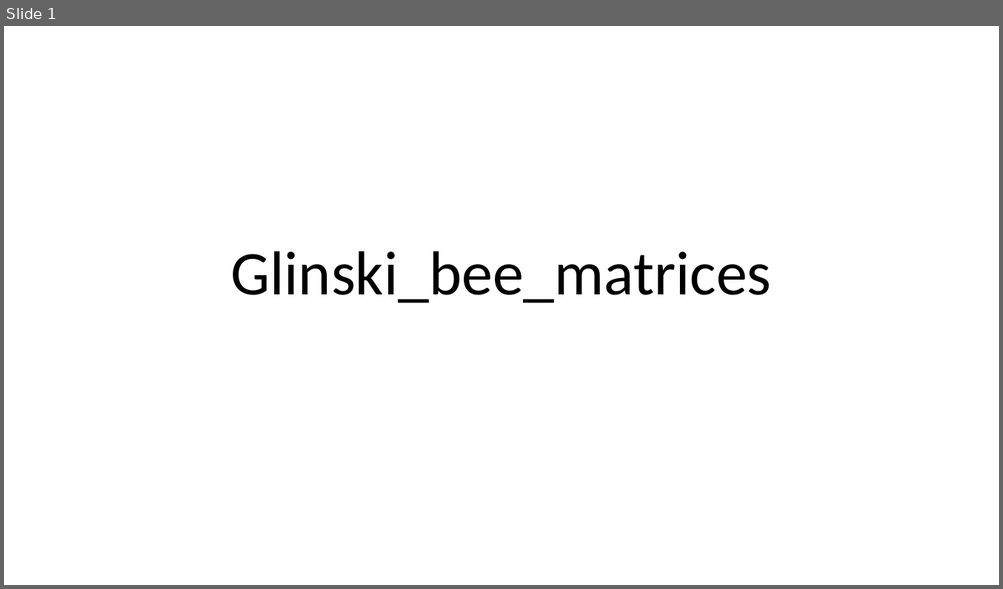
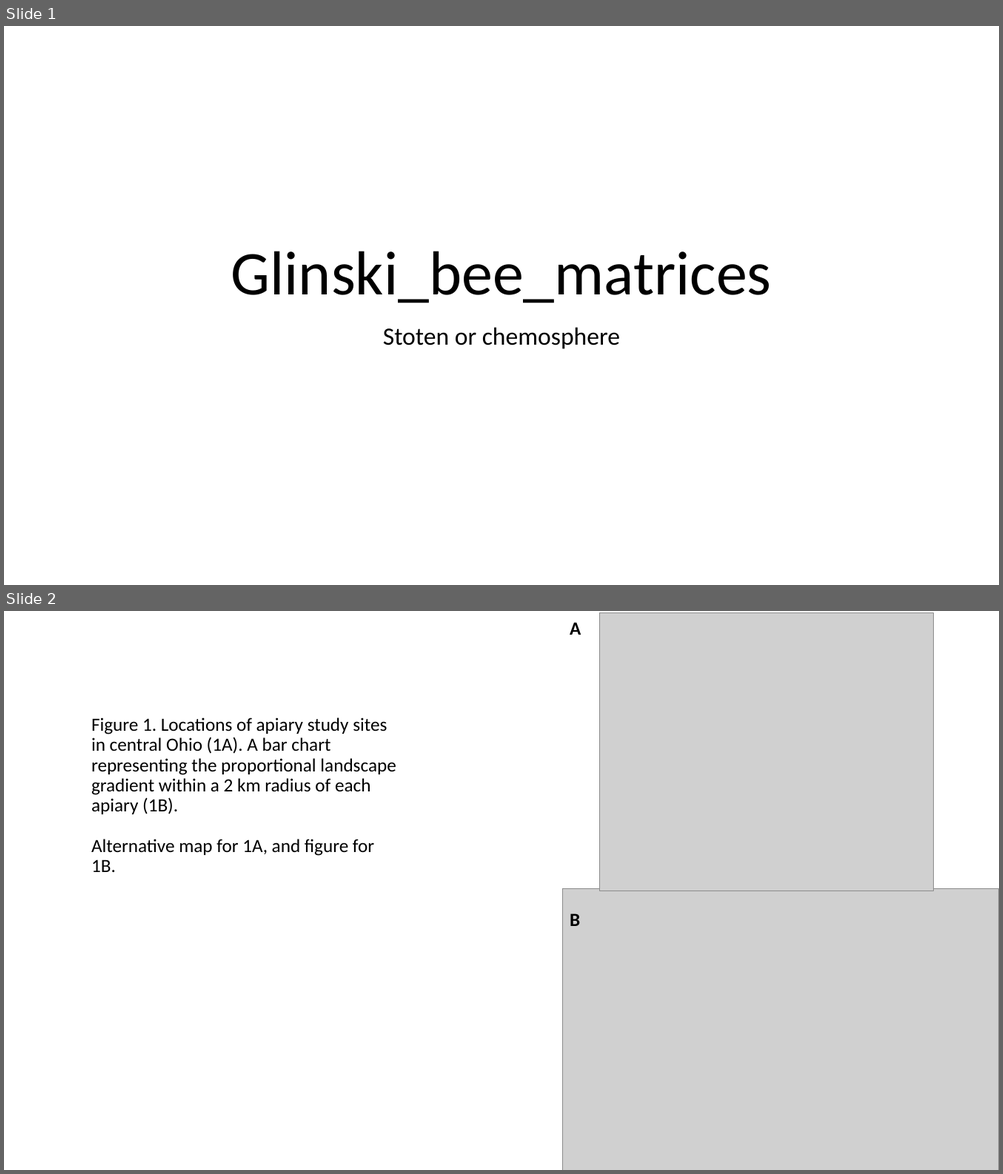
Before and after one commit to bee-modeling/glinski_bee_matrices, a slide deck: pptx/glinski_bee_matrices.pptx. Shown one above the other, each under a label of ours: slide 1 before the commit, slides 1 and 2 after it. The pictures are 1003x589 and 1003x1174 pixels, drawn with LibreOffice and Linux fonts; fonts in the diff are those of the drawing; grey boxes stand for pictures. Boxes give left, top, right and bottom in pixels: in the first picture for what was removed or moved away, otherwise in the second. Text is boxed around its words. In the diff, an @@ line names an element or a change of style, - is before the commit and + after.

Commit message:
boxplot comparisons for manuscript figure

```diff
--- a/pptx/glinski_bee_matrices.pptx
+++ b/pptx/glinski_bee_matrices.pptx
@@ slide 2 added at (4,611,999,1170), background #FFFFFF @@
@@ title added at (91,718,395,872), 18 pt, text #000000 @@
+Figure 1. Locations of apiary study sites in central Ohio (1A). A bar chart representing the proportional landscape gradient within a 2 km radius of each apiary (1B).
+Alternative map for 1A, and figure for 1B.
@@ group added at (562,612,999,1170): 2 pictures, 2 texts @@
+A
+B
@@ slide 1 changed as well @@
@@ subtitle added at (383,327,620,349), 24 pt, text #000000 @@
+Stoten or chemosphere
```
Also in this commit, not shown: 2 other slides changed, 3 other slides added, 3 slides removed, 4 other files.
